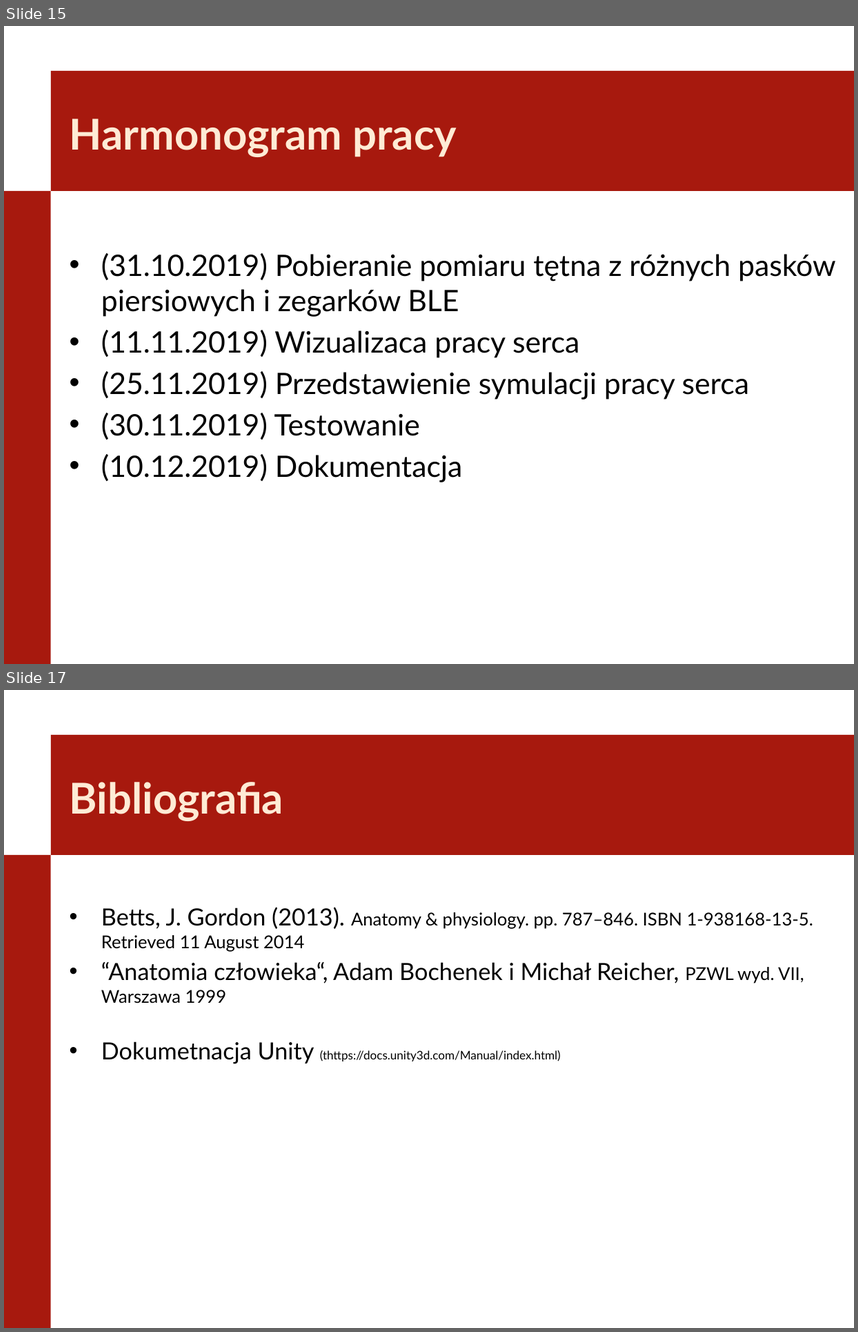
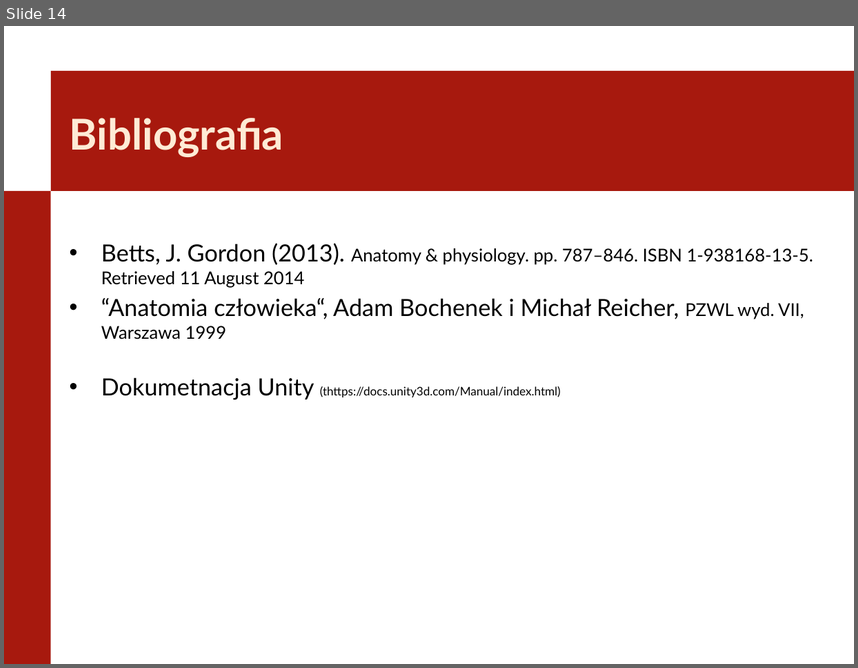
Before and after one commit to Szynal/PWR-W4-INF, a slide deck: Seminarium Dyplomowe/SeminariumDyplomowe_PracaDyplomowa.pptx. Shown one above the other, each under a label of ours: slides 15 and 17 before the commit, slide 14 after it; the slides between them are not shown. The pictures are 858x1332 and 858x668 pixels, drawn with LibreOffice and Linux fonts; fonts in the diff are those of the drawing; background and template pictures are left out. Boxes give left, top, right and bottom in pixels: in the first picture for what was removed or moved away, otherwise in the second. Text is boxed around its words. In the diff, an @@ line names an element or a change of style, - is before the commit and + after.

```diff
--- a/Seminarium Dyplomowe/SeminariumDyplomowe_PracaDyplomowa.pptx
+++ b/Seminarium Dyplomowe/SeminariumDyplomowe_PracaDyplomowa.pptx
@@ slide 15 removed at [4, 26, 854, 664], background #FFFFFF; not listed: 2 template elements that a slide beside it also shows @@
@@ title removed at [70, 118, 457, 157] @@
-Harmonogram pracy
@@ text removed at [101, 253, 836, 482] @@
-• (31.10.2019) Pobieranie pomiaru tętna z różnych pasków piersiowych i zegarków BLE
-• (11.11.2019) Wizualizaca pracy serca
-• (25.11.2019) Przedstawienie symulacji pracy serca
-• (30.11.2019) Testowanie
-• (10.12.2019) Dokumentacja
@@ what was slide 17 is now slide 14 @@
```
Also in this commit, not shown: 4 slides changed, 6 slides added, 8 other slides removed.
